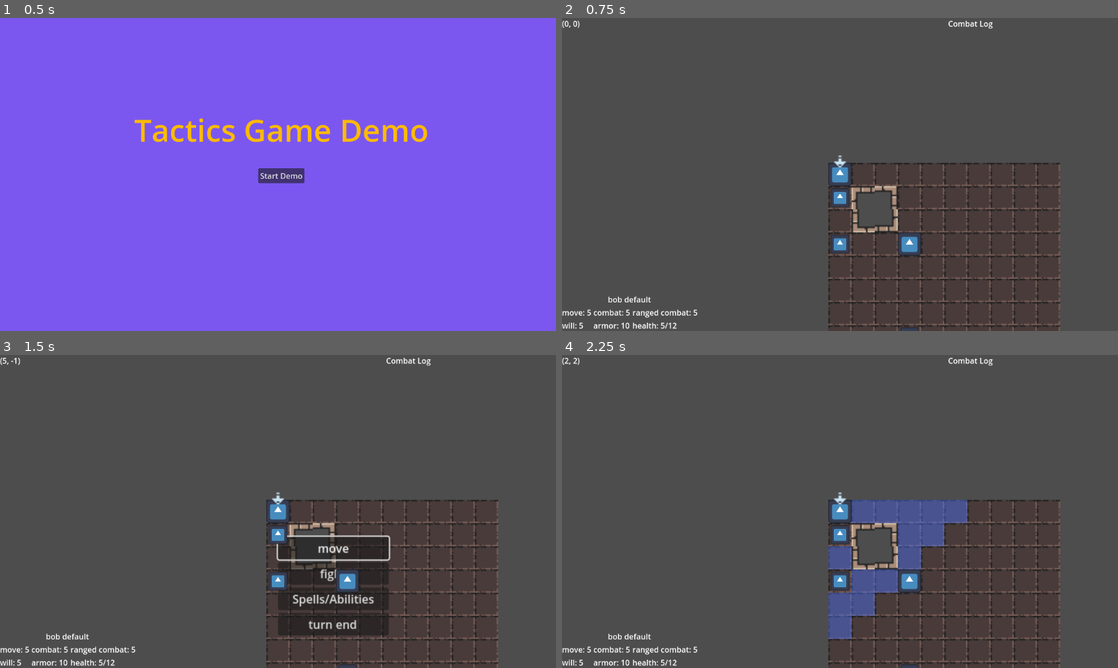
Above: before the commit, frames 1-4 (two rows, left to right).
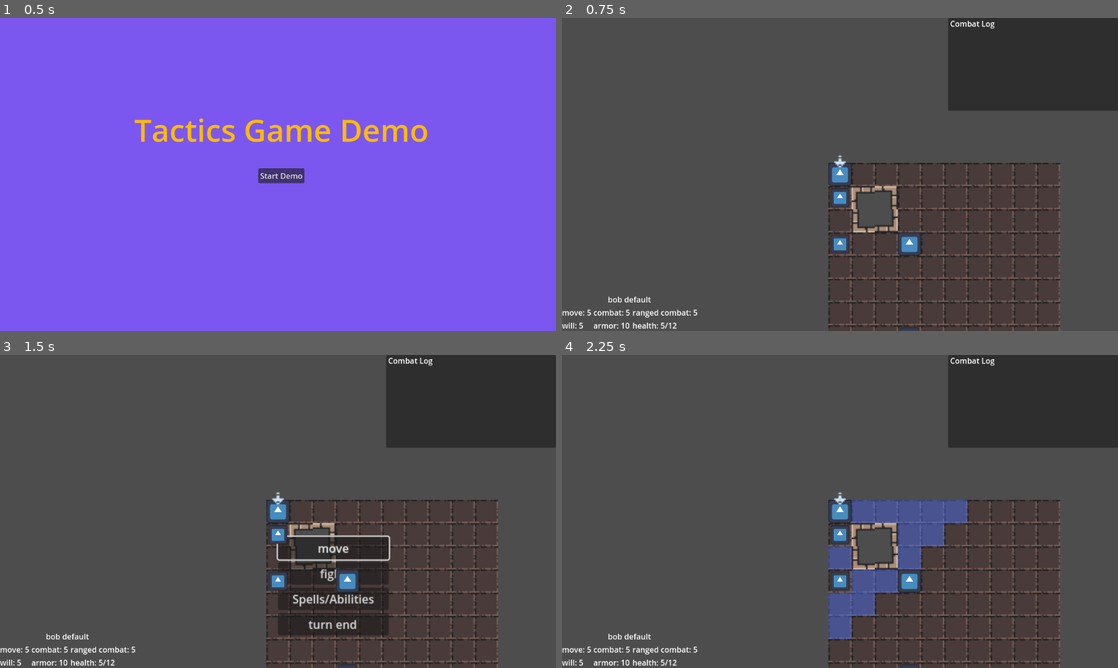
Above: after the commit, the same moments.

Repository: brianhall1313/dungeon-tactics
Game: Godot game, scene res://Scene/start_screen.tscn
Same seed, same stepped clock (60 frames per second), same inputs: the game is played once before the commit and once after it. The engine's default icon, where the game draws it, is replaced by a stand-in: a white triangle on a blue panel in a dark square.
Inputs (mouse positions are in pixels of both pictures, inside the frame that each line leads up to):
- Up to frame 1 (0.5 s): no input
- Up to frame 2 (0.75 s): click "Start Demo" at 0.5 s
- Up to frame 3 (1.5 s): tap Enter at 1.25 s; move the mouse to (400, 495) at 1.27 s
- Up to frame 4 (2.25 s): click "move" at 2 s

Frame 1 is identical in both runs. In frame 2, 9.0% of the frame differs, in the area x 0-100%, y 0-30%; in frame 3, 9.0%; in frame 4, 9.0%.

Commit message:
minor UI fixes, made the combat log uncoupled from the map

Diff:
--- /dev/null
+++ b/Resources/dungeon_theme.tres
@@ -0,0 +1,3 @@
+[gd_resource type="Theme" format=3 uid="uid://5fu88ou1dk5"]
+
+[resource]
--- a/Scene/Map.gd
+++ b/Scene/Map.gd
@@ -5,9 +5,7 @@
 @onready var battle_lists=$battle_lists
 @onready var players_list
 @onready var enemies_list
-@onready var mouse_position=$CanvasLayer/mouse_position
-@onready var combat_log=$CanvasLayer/combat_log
-@onready var tile_info=$CanvasLayer/tile_info
+#@onready var combat_log=$CanvasLayer/PanelContainer/combat_log
 @onready var selected_ui=$CanvasLayer/selected_character_info
 @onready var targeted_ui=$CanvasLayer/targeted_character_info
 @onready var action:String=''
@@ -113,14 +111,7 @@
 
 
 func _process(_delta):
-	mouse_position.text=str(local_to_map(get_local_mouse_position()))
-	if board_state[local_to_map(Pointer.position).x][local_to_map(Pointer.position).y]['id']:
-		current_cell_id=board_state[local_to_map(Pointer.position).x][local_to_map(Pointer.position).y]['id']
-	else:
-		current_cell_id=1
-
-	tile_info.text=tile
-	#neighbors.text=Global.current_state.name
+	pass
 
 func connected_to_signal_bus():
 	GlobalSignalBus.connect('update_board',_on_update_board)
@@ -131,7 +122,7 @@
 	GlobalSignalBus.connect('move_request',_move_request_received)
 	GlobalSignalBus.connect("sa_button_pressed",_on_sa_button_pressed)
 	GlobalSignalBus.connect("summoning",_on_summoning)
-	GlobalSignalBus.connect('combat_message',_combat_log_message_received)
+
 
 func get_board_state():
 	var map_info=[]
@@ -501,7 +492,3 @@
 	fight_menu.show()
 	fight_menu.fight_button.grab_focus()
 	GlobalSignalBus.change_state.emit("character_interaction")
-
-func _combat_log_message_received(message):
-	combat_log.append_text('\n')
-	combat_log.append_text(message)
--- a/Scene/Map.tscn
+++ b/Scene/Map.tscn
@@ -15,6 +15,7 @@
 [ext_resource type="Texture2D" uid="uid://brqy3ufkygnll" path="res://textures/purple_indicator_panel.png" id="9_olphb"]
 [ext_resource type="PackedScene" uid="uid://r8mhoiii4nhu" path="res://Scene/field_menu.tscn" id="13_ushiy"]
 [ext_resource type="PackedScene" uid="uid://ccnqpbi2cakl6" path="res://Scene/fight_menu.tscn" id="14_l63jg"]
+[ext_resource type="Script" path="res://Scene/combat_log.gd" id="16_k84q2"]
 [ext_resource type="PackedScene" uid="uid://ccsje0piy6svi" path="res://Scene/selected_character_info.tscn" id="19_vapic"]
 
 [sub_resource type="TileSetAtlasSource" id="TileSetAtlasSource_y8y1k"]
@@ -109,31 +110,18 @@
 
 [node name="CanvasLayer" type="CanvasLayer" parent="."]
 
-[node name="mouse_position" type="RichTextLabel" parent="CanvasLayer"]
-offset_right = 83.0
-offset_bottom = 39.0
-text = "mouse_position"
+[node name="PanelContainer" type="PanelContainer" parent="CanvasLayer"]
+offset_left = 800.0
+offset_right = 1152.0
+offset_bottom = 192.0
 
-[node name="tile_info" type="RichTextLabel" parent="CanvasLayer"]
-anchors_preset = 2
-anchor_top = 1.0
-anchor_bottom = 1.0
-offset_top = -221.0
-offset_right = 111.0
-grow_vertical = 0
-text = "tile_info"
-
-[node name="combat_log" type="RichTextLabel" parent="CanvasLayer"]
-anchors_preset = 1
-anchor_left = 1.0
-anchor_right = 1.0
-offset_left = -352.0
-offset_right = -51.9998
-offset_bottom = 132.0
-grow_horizontal = 0
-text = "Combat Log
+[node name="combat_log" type="RichTextLabel" parent="CanvasLayer/PanelContainer"]
+layout_mode = 2
+theme_override_font_sizes/normal_font_size = 16
+text = " Combat Log
 "
 scroll_following = true
+script = ExtResource("16_k84q2")
 
 [node name="selected_character_info" parent="CanvasLayer" instance=ExtResource("19_vapic")]
 anchors_preset = 2
--- /dev/null
+++ b/Scene/combat_log.gd
@@ -0,0 +1,11 @@
+extends RichTextLabel
+
+
+# Called when the node enters the scene tree for the first time.
+func _ready():
+	GlobalSignalBus.connect('combat_message',_print_combat_message)
+
+
+func _print_combat_message(message:String):
+	self.append_text('\n')
+	self.append_text(message)
Not shown: 1 places in Scene/Map.tscn that only renumber resources
